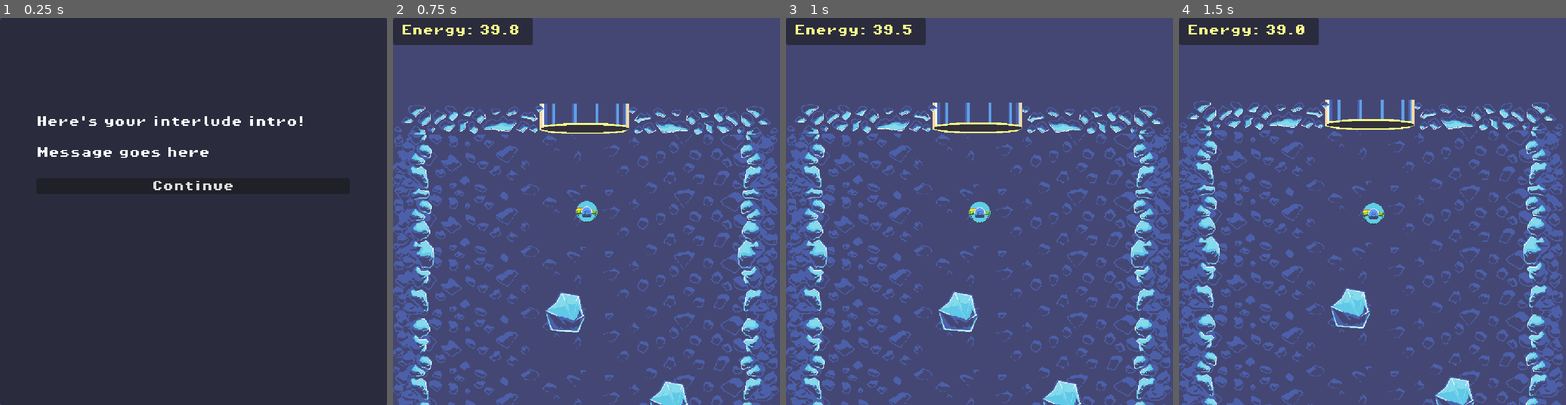
Above: before the commit, frames 1-4 (left to right).
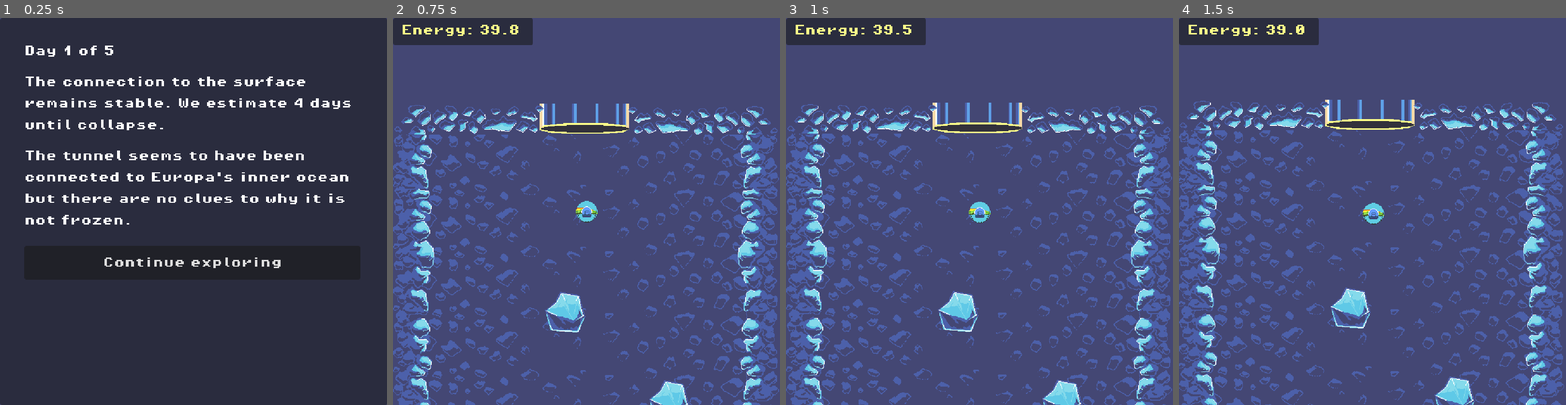
Above: after the commit, the same moments.

Repository: hawkstein/ld57-europan-expedition
Game: Godot game, scene res://scenes/interlude.tscn
Two runs of this game, one before a commit and one after it. Both use one fixed random seed, a clock stepped at 60 frames per second and the inputs below. This scene is started directly instead of the project's main scene.
Inputs:
- Up to frame 1 (0.25 s): no input
- Up to frame 2 (0.75 s): click "Continue" (after the commit: "Continue exploring") at 0.5 s
- Up to frame 3 (1 s): no input
- Up to frame 4 (1.5 s): hold Right (thrust_right) from 1.28 s (still down); tap Space (deploy_waystation) at 1.35 s

The runs differ from the first frame. In frame 1, 4.9% of the frame differs, in the area x 6-91%, y 7-65%; in frame 2, nothing differs; in frame 3, nothing differs; in frame 4, nothing differs.

Commit message:
setup plot messages within the interludes

Diff:
--- a/scenes/game.tscn
+++ b/scenes/game.tscn
@@ -219,6 +219,9 @@
 }
 point_count = 8
 
+[sub_resource type="RectangleShape2D" id="RectangleShape2D_kvuet"]
+size = Vector2(512.5, 75)
+
 [node name="Game" type="Node2D"]
 script = ExtResource("1_p57ef")
 
@@ -615,5 +618,12 @@
 position = Vector2(37, 6849)
 curve = SubResource("Curve2D_1kice")
 
+[node name="AlienEncounterArea" type="Area2D" parent="."]
+
+[node name="CollisionShape2D" type="CollisionShape2D" parent="AlienEncounterArea"]
+position = Vector2(283.75, 2545.5)
+shape = SubResource("RectangleShape2D_kvuet")
+
 [connection signal="deploy_waystation" from="Submersible" to="." method="_on_submersible_deploy_waystation"]
 [connection signal="energy_update" from="Submersible" to="HUD" method="_on_submersible_energy_update"]
+[connection signal="body_entered" from="AlienEncounterArea" to="." method="_on_alien_encounter_area_body_entered"]
--- a/scenes/interlude.tscn
+++ b/scenes/interlude.tscn
@@ -15,19 +15,23 @@
 
 [node name="VBoxContainer" type="VBoxContainer" parent="."]
 layout_mode = 2
-offset_left = 54.0
+offset_left = 36.0
 offset_top = 41.0
-offset_right = 520.0
-offset_bottom = 368.0
-grow_horizontal = 2
-grow_vertical = 2
+offset_right = 536.0
+offset_bottom = 533.0
 theme_override_constants/separation = 30
-alignment = 1
+
+[node name="Day" type="Label" parent="VBoxContainer"]
+layout_mode = 2
+theme_override_fonts/font = ExtResource("1_5k7kq")
+theme_override_font_sizes/font_size = 16
+text = "Day X of X"
 
 [node name="Intro" type="Label" parent="VBoxContainer"]
 custom_minimum_size = Vector2(200, 0)
 layout_mode = 2
 size_flags_vertical = 1
+theme_override_constants/line_spacing = 16
 theme_override_fonts/font = ExtResource("1_5k7kq")
 theme_override_font_sizes/font_size = 16
 text = "Intro text goes here, sets up the interlude."
@@ -37,13 +41,22 @@
 custom_minimum_size = Vector2(200, 0)
 layout_mode = 2
 theme_override_colors/font_color = Color(1, 1, 1, 1)
+theme_override_constants/line_spacing = 16
 theme_override_fonts/font = ExtResource("1_5k7kq")
 text = "Message goes here"
 autowrap_mode = 2
 
-[node name="Continue" type="Button" parent="VBoxContainer"]
+[node name="ButtonOne" type="Button" parent="VBoxContainer"]
+custom_minimum_size = Vector2(0, 50)
 layout_mode = 2
 theme_override_fonts/font = ExtResource("1_5k7kq")
-text = "Continue"
+text = "Button One"
 
-[connection signal="pressed" from="VBoxContainer/Continue" to="." method="_on_continue_pressed"]
+[node name="ButtonTwo" type="Button" parent="VBoxContainer"]
+custom_minimum_size = Vector2(0, 50)
+layout_mode = 2
+theme_override_fonts/font = ExtResource("1_5k7kq")
+theme_override_font_sizes/font_size = 16
+text = "Button Two"
+
+[connection signal="pressed" from="VBoxContainer/ButtonOne" to="." method="_on_continue_pressed"]
--- a/scripts/game.gd
+++ b/scripts/game.gd
@@ -20,3 +20,7 @@
 
 func energise_submersible(energy:float):
 	submersible.energise_from_waystation(energy)
+
+
+func _on_alien_encounter_area_body_entered(_body: Node2D) -> void:
+	GameManager.encountered_aliens = true
--- a/scripts/game_manager.gd
+++ b/scripts/game_manager.gd
@@ -2,9 +2,66 @@
 
 var waystations := Array([], TYPE_VECTOR2, "", null)
 var player_ore := 50
+var day := 1
+var day_limit = 5
+var encountered_aliens : = false
+var connection_collapsed : = false
+var interludes := {
+	"first": {
+		"actions": [
+			{
+				"label": "Continue",
+				"call": "get_intro"
+			}
+		]
+	}
+}
+
+func get_day() -> String:
+	if not connection_collapsed:
+		return "Day {0} of {1}".format([day, day_limit])
+	return "Day {0} of ?".format([day])
 
 func get_intro() -> String:
-	return "Here's your interlude intro!"
+	if connection_collapsed:
+		return ""
+	match day:
+		1:
+			return "The connection to the surface remains stable. We estimate 4 days until collapse."
+		5:
+			if not encountered_aliens:
+				return "The connection to the surface will collapse within hours. We must escape."
+			elif not connection_collapsed:
+				return "Shall we escape or is solving this puzzle worth our lives?"
+			return ""
+		_:
+			return "The structural integrity of the surface connection continues to fail. We estimate {0} days until collapse.".format([day_limit - day])
+
+func get_message() -> String:
+	if connection_collapsed:
+		return ""
+	match day:
+		1:
+			return "The tunnel seems to have been connected to Europa's inner ocean but there are no clues to why it is not frozen."
+		5:
+			if not encountered_aliens:
+				return "There are deeper mysteries here but others will have to solve them."
+			elif not connection_collapsed:
+				return "The connection to the surface will collapse within hours. We are faced with a choice. Any discoveries can be transmitted even if we can no longer return."
+			return ""
+		_:
+			if not encountered_aliens:
+				return "This tunnel's origin remains a mystery. We must explore the depths."
+			return "Aliens!"
+
+func get_buttons() -> Array:
+	if day < 5:
+		return ["Continue exploring", null]
+	if not encountered_aliens:
+		return ["Return to Earth", null]
+	if not connection_collapsed:
+		return ["There's no turning back", "Return to Earth"]
+	return ["Continue exploring", null]
 
 func add_waystation(station_position:Vector2) -> void:
 	waystations.append(station_position)
--- a/scripts/interlude.gd
+++ b/scripts/interlude.gd
@@ -1,12 +1,25 @@
 extends Control
 
+@onready var day: Label = $VBoxContainer/Day
 @onready var intro: Label = $VBoxContainer/Intro
+@onready var message: Label = $VBoxContainer/Message
+@onready var button_one: Button = $VBoxContainer/ButtonOne
+@onready var button_two: Button = $VBoxContainer/ButtonTwo
+
 #const FORGE = preload("res://scenes/forge.tscn")
 const GAME = preload("res://scenes/game.tscn")
 
 func _ready() -> void:
+	day.text = GameManager.get_day()
 	intro.text = GameManager.get_intro()
-
+	message.text =GameManager.get_message()
+	var buttons = GameManager.get_buttons()
+	button_one.text = buttons[0]
+	if (buttons[1]):
+		button_two.text = buttons[1]
+	else:
+		button_two.visible = false
 
 func _on_continue_pressed() -> void:
+	GameManager.day += 1
 	get_tree().change_scene_to_packed(GAME)
Not shown: 1 places in scenes/game.tscn that only renumber resources
